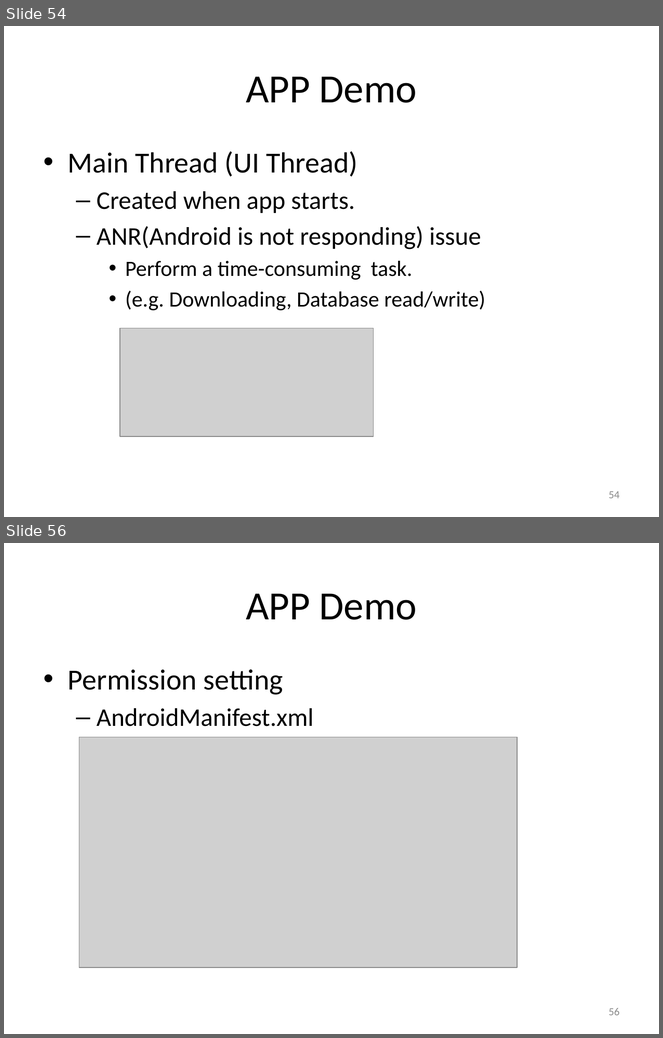
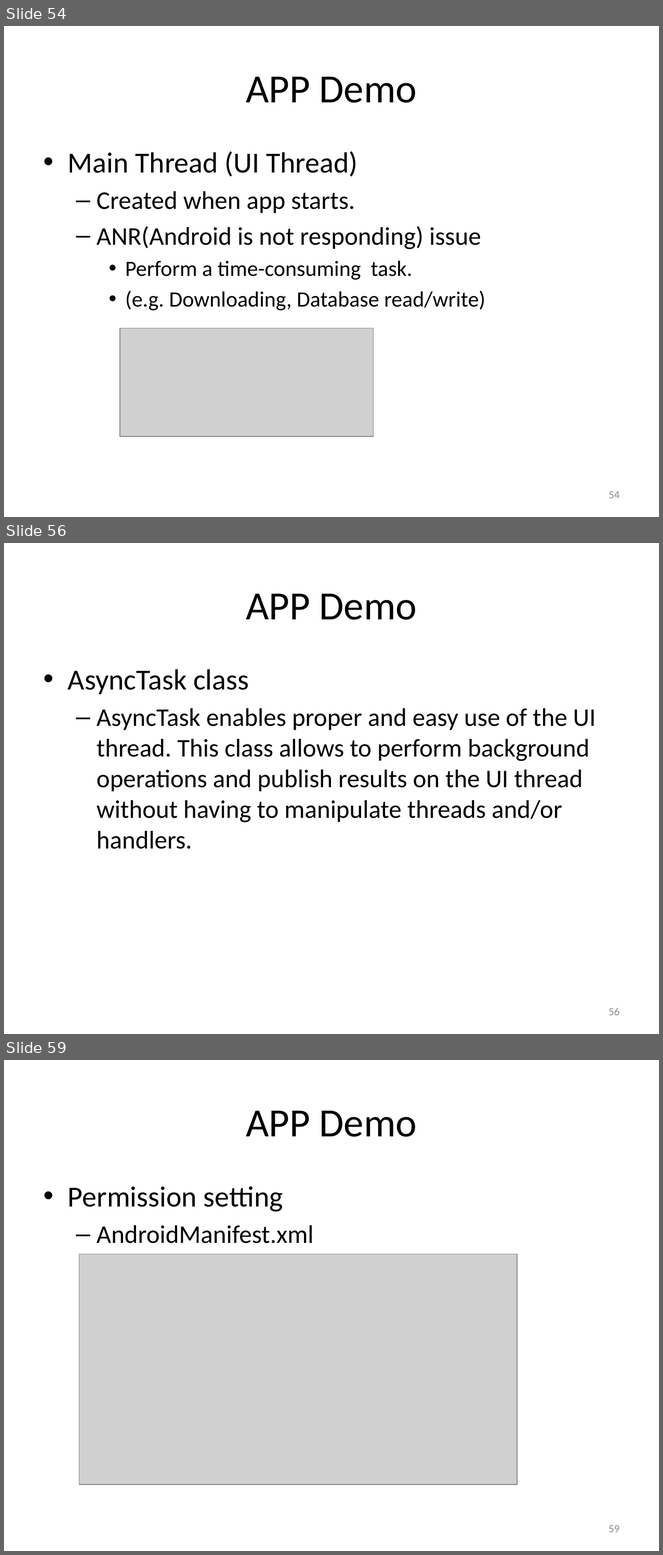
Before and after one commit to hs9021401/FIT_Android, a slide deck: The introduction of Android.pptx. Shown one above the other, each under a label of ours: slides 54 and 56 before the commit, slides 54, 56 and 59 after it; the slides between them are not shown. The pictures are 663x1038 and 663x1555 pixels, drawn with LibreOffice and Linux fonts; fonts in the diff are those of the drawing; grey boxes stand for pictures. Boxes give left, top, right and bottom in pixels: in the first picture for what was removed or moved away, otherwise in the second. Text is boxed around its words. In the diff, an @@ line names an element or a change of style, - is before the commit and + after.

```diff
--- a/The introduction of Android.pptx
+++ b/The introduction of Android.pptx
@@ slide 56 added at <box>4,543,659,1034</box>, background #FFFFFF @@
@@ title added at <box>246,593,417,620</box>, 44 pt, text #000000 @@
+APP Demo
@@ text added at <box>68,669,596,849</box>, 28 pt, text #000000 @@
+• AsyncTask class
+  – AsyncTask enables proper and easy use of the UI thread. This class allows to perform background operations and publish results on the UI thread without having to manipulate threads and/or handlers.
@@ rectangle added at <box>59,908,59,941</box>, fill #F7F7F7 @@
@@ page number added at <box>609,1008,620,1016</box>, 12 pt, text #8C8C8C @@
+56
@@ what was slide 56 is now slide 59 @@
@@ page number at <box>609,1525,620,1533</box>: text changed @@
-56
+59
```
Also in this commit, not shown: 17 slides changed, 2 other slides added, 2 other files.
